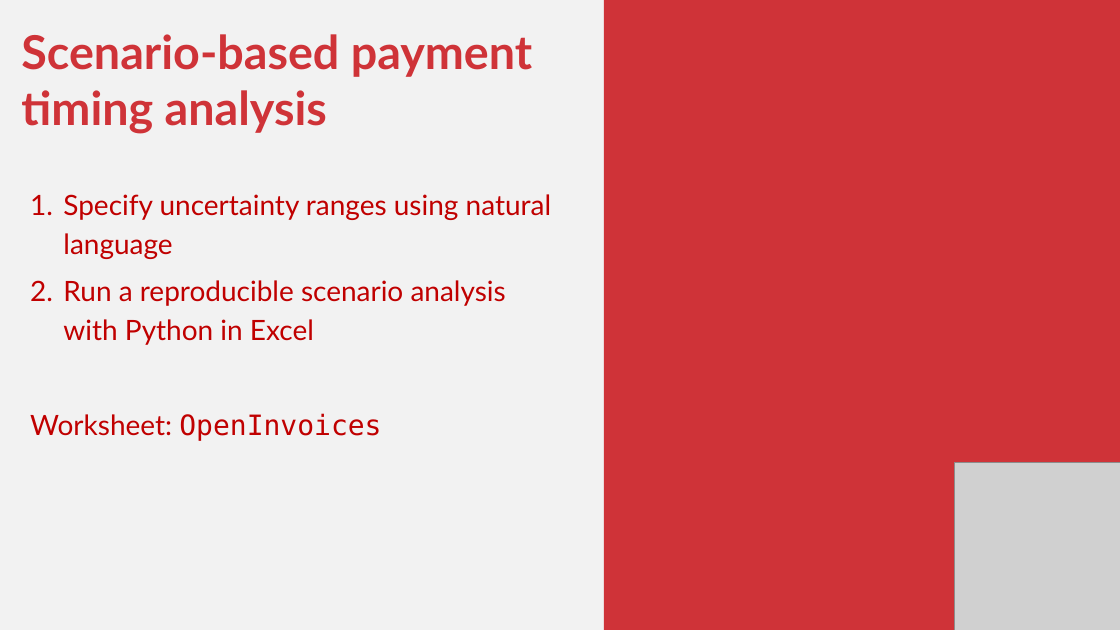
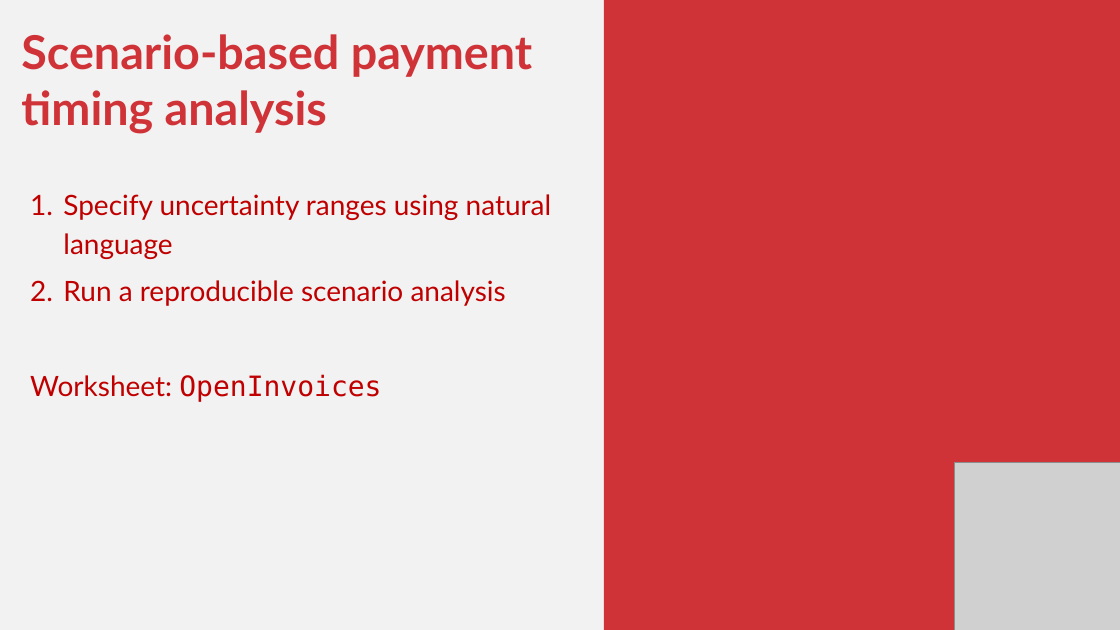
Before and after one commit to stringfestdata/iofm-new-excel-stack, a slide deck: slide 7 of iofm-new-excel-stack.pptx. Drawn at 1120x630 pixels with LibreOffice and Linux fonts; fonts in the diff are those of the drawing; grey boxes stand for pictures. Boxes give left, top, right and bottom in pixels: in the first picture for what was removed or moved away, otherwise in the second. Text is boxed around its words. In the diff, an @@ line names an element or a change of style, - is before the commit and + after.

```diff
--- a/iofm-new-excel-stack.pptx
+++ b/iofm-new-excel-stack.pptx
@@ text at [63, 280, 506, 306]: text changed @@
-2. Run a reproducible scenario analysis with Python in Excel
+2. Run a reproducible scenario analysis
```
Also in this commit, not shown: 2 other slides changed, 1 other file.
